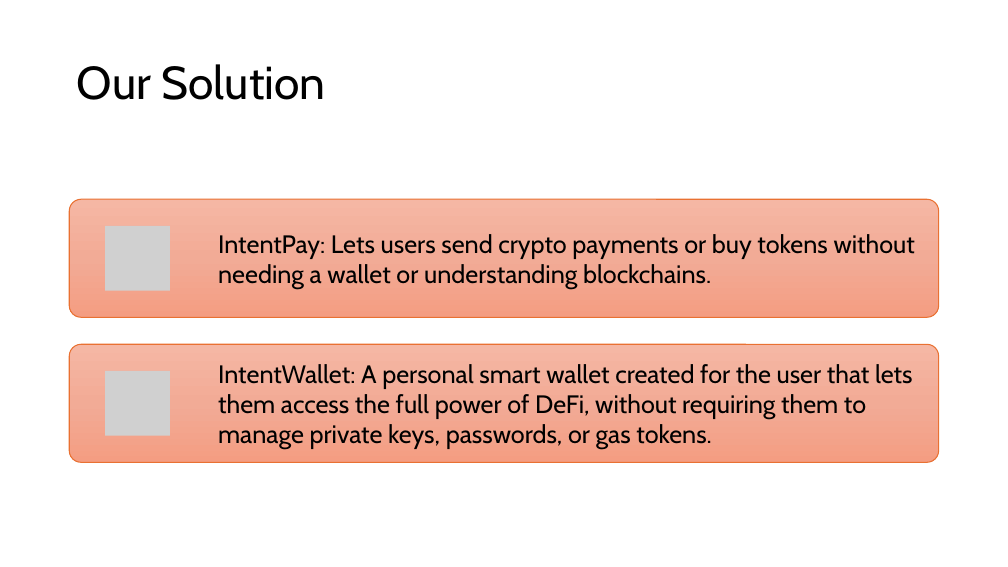
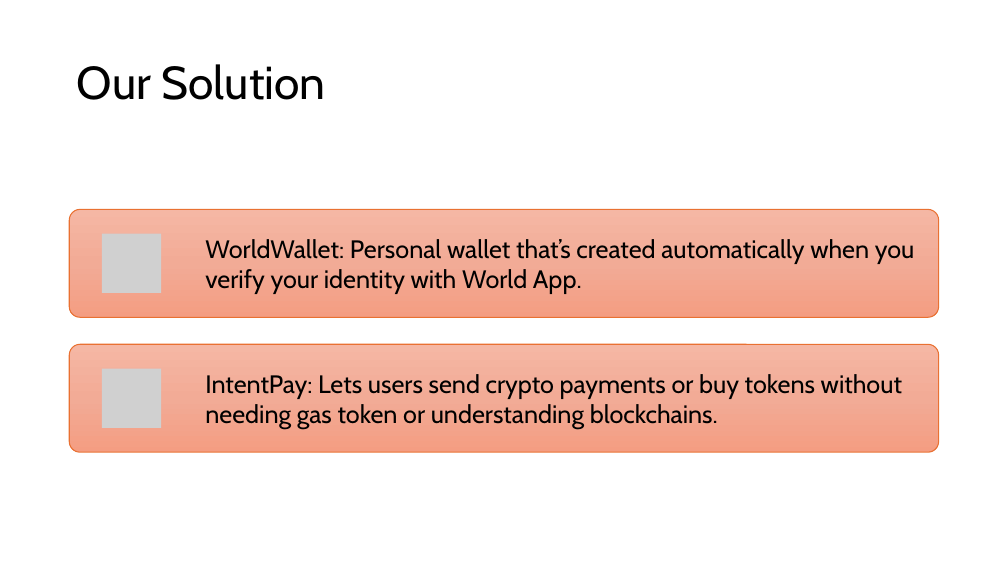
Before and after one commit to IntentPay/intent-pay, a slide deck: slide 4 of doc/ETH Global - IntentPay.pptx. Drawn at 1008x567 pixels with LibreOffice and Linux fonts; fonts in the diff are those of the drawing; grey boxes stand for pictures. Boxes give left, top, right and bottom in pixels: in the first picture for what was removed or moved away, otherwise in the second. Text is boxed around its words. In the diff, an @@ line names an element or a change of style, - is before the commit and + after.

Commit message:
update final ppt

```diff
--- a/doc/ETH Global - IntentPay.pptx
+++ b/doc/ETH Global - IntentPay.pptx
@@ rounded rectangle: place and size @@
-rounded rectangle at (70, 200, 939, 318)
+rounded rectangle at (70, 209, 939, 318)
@@ picture: place and size @@
-picture at (105, 226, 170, 291)
+picture at (102, 234, 162, 293)
@@ text added at (205, 239, 915, 294), 24 pt, text #000000 @@
+WorldWallet: Personal wallet that’s created automatically when you verify your identity with World App.
@@ rounded rectangle: place and size @@
-rounded rectangle at (70, 344, 939, 462)
+rounded rectangle at (70, 344, 939, 452)
@@ picture: place and size @@
-picture at (105, 371, 170, 436)
+picture at (102, 369, 162, 429)
@@ text at (205, 374, 902, 429): text changed @@
-IntentPay: Lets users send crypto payments or buy tokens without needing a wallet or understanding blockchains.
+IntentPay: Lets users send crypto payments or buy tokens without needing gas token or understanding blockchains.
@@ text removed at (218, 364, 913, 449) @@
-IntentWallet: A personal smart wallet created for the user that lets them access the full power of DeFi, without requiring them to manage private keys, passwords, or gas tokens.
```
Also in this commit, not shown: 5 other slides changed, 4 slides added.
